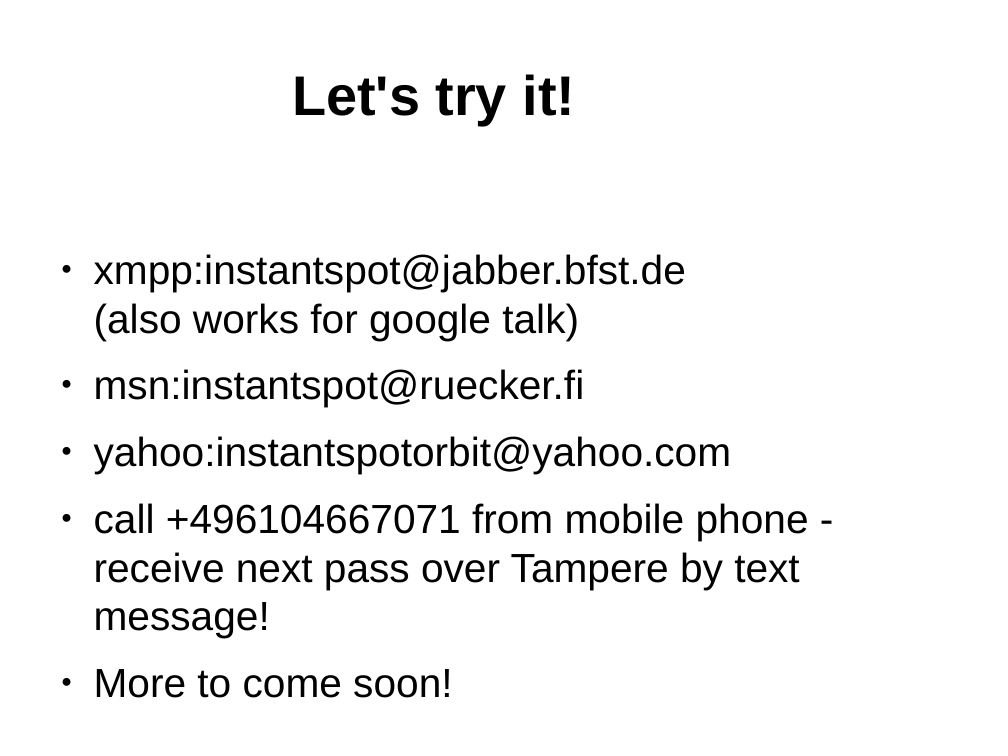
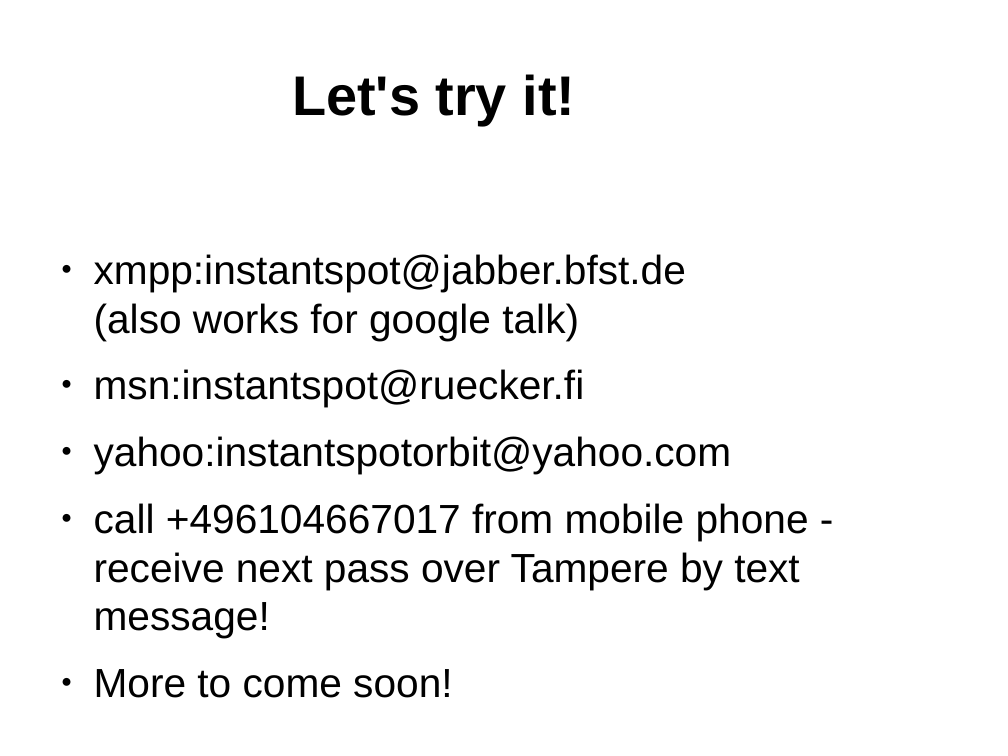
Before and after one commit to dm8tbr/instantspot, a slide deck: slide 5 of challenge-presentation-tampere.odp. Drawn at 1008x756 pixels with LibreOffice and Linux fonts; fonts in the diff are those of the drawing; background and template pictures are left out. Boxes give left, top, right and bottom in pixels: in the first picture for what was removed or moved away, otherwise in the second. Text is boxed around its words. In the diff, an @@ line names an element or a change of style, - is before the commit and + after.

Commit message:
fixed presentation

```diff
--- a/challenge-presentation-tampere.odp
+++ b/challenge-presentation-tampere.odp
@@ text at [94,503,809,638]: text changed @@
-● call +496104667071 from mobile phone - receive next pass over Tampere by text message!
+● call +496104667017 from mobile phone - receive next pass over Tampere by text message!
```
